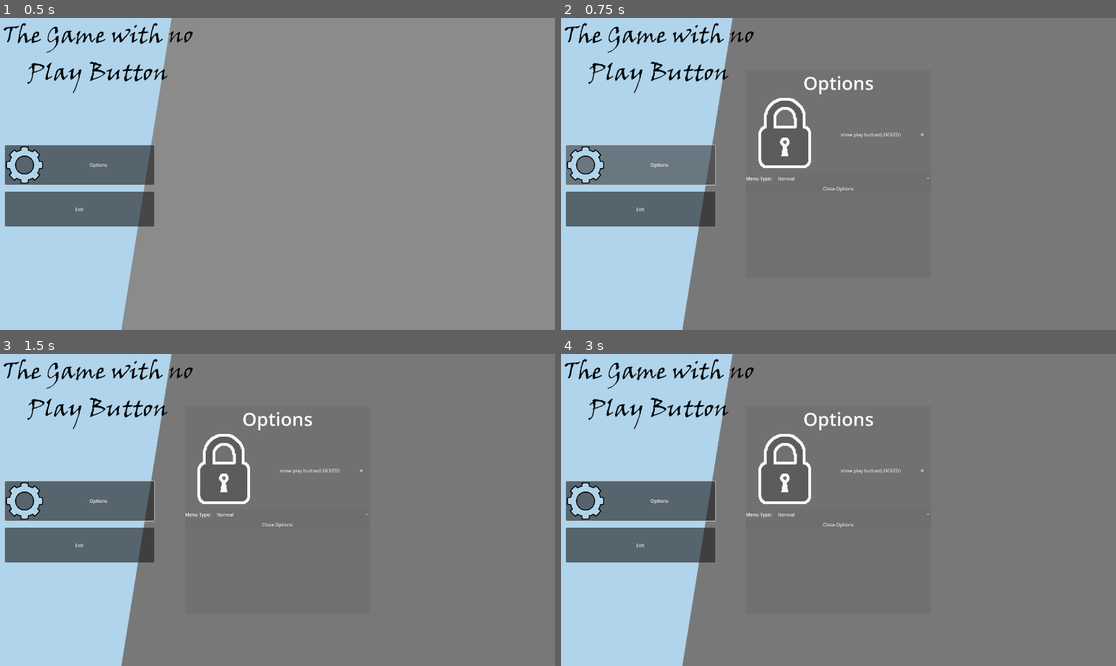
Above: before the commit, frames 1-4 (two rows, left to right).
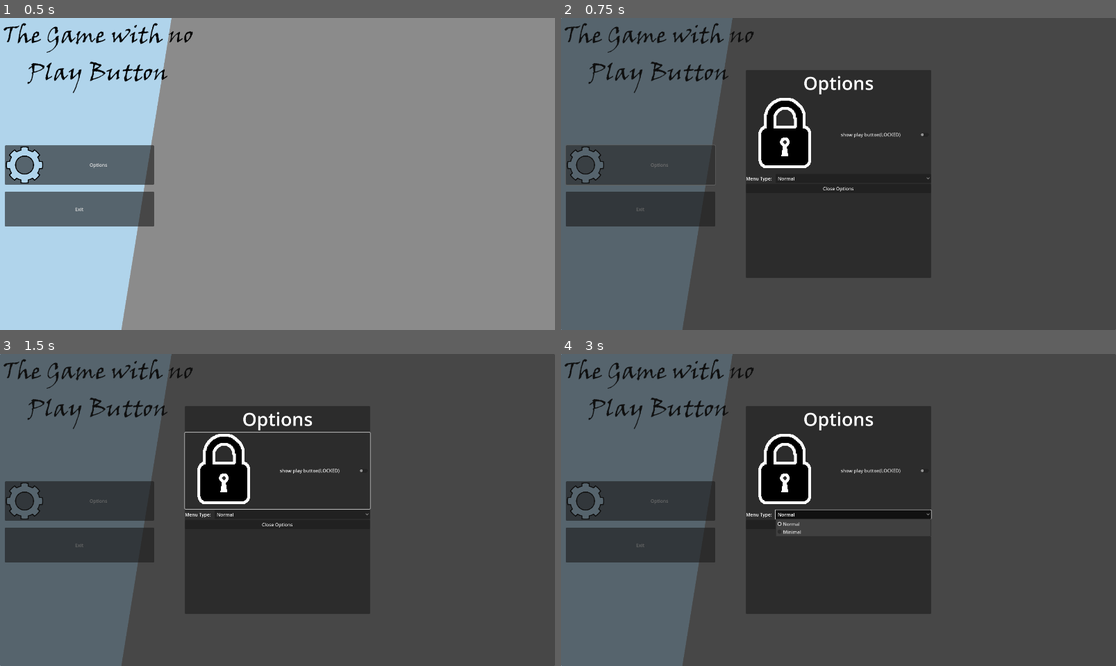
Above: after the commit, the same moments.

Repository: Lord-drageon/thegamewithnoplaybutton
Game: Godot game, scene res://scenes/main_menu.tscn
Two runs of this game, one before a commit and one after it. Both use one fixed random seed, a clock stepped at 60 frames per second and the inputs below. The project has no main scene, so this scene is started directly.
Inputs:
- Up to frame 1 (0.5 s): no input
- Up to frame 2 (0.75 s): click "Options" at 0.5 s
- Up to frame 3 (1.5 s): click "show play button(LOCKED)" at 1.25 s
- Up to frame 4 (3 s): click "show play button(LOCKED)" at 2 s; click "Normal" at 2.75 s

Frame 1 is identical in both runs. In frame 2, 98% of the frame differs, in the area x 0-100%, y 0-100%; in frame 3, 98%; in frame 4, 98%.

Commit message:
menu,map,options
initialized map, improved menu and options

Diff:
--- a/scenes/main_menu.gd
+++ b/scenes/main_menu.gd
@@ -20,5 +20,26 @@
 
 
 func _on_quitbutton_pressed():
+	$quitconfirm.visible=true
+	pass # Replace with function body.
+
+
+func _on_options_menu_vis_changed(value):
+	if(value==0):
+		$std.visible=true
+		$minimal.visible=false
+	else:
+		$std.visible=false
+		$minimal.visible=true
+
+	pass # Replace with function body.
+
+
+func _on_quityes_pressed():
 	get_tree().quit()
 	pass # Replace with function body.
+
+
+func _on_quitno_pressed():
+	$quitconfirm.visible=false
+	pass # Replace with function body.
--- a/scenes/main_menu.tscn
+++ b/scenes/main_menu.tscn
@@ -1,9 +1,12 @@
-[gd_scene load_steps=5 format=3 uid="uid://dsullpsmy8jb7"]
+[gd_scene load_steps=6 format=3 uid="uid://dsullpsmy8jb7"]
 
 [ext_resource type="Script" path="res://scenes/main_menu.gd" id="1_aywm6"]
 [ext_resource type="Texture2D" uid="uid://di2snx8pdq4ky" path="res://assets/menusplash.png" id="1_lg1j3"]
 [ext_resource type="Texture2D" uid="uid://dncq1u7xfgnw2" path="res://assets/gear-hi-publicdomain.png" id="2_hj5ee"]
 [ext_resource type="PackedScene" uid="uid://cjpreonu1apij" path="res://scenes/options.tscn" id="4_f4y8b"]
+
+[sub_resource type="LabelSettings" id="LabelSettings_baqdo"]
+font_size = 64
 
 [node name="main_menu" type="Control"]
 layout_mode = 3
@@ -15,20 +18,16 @@
 grow_vertical = 2
 script = ExtResource("1_aywm6")
 
-[node name="options" parent="." instance=ExtResource("4_f4y8b")]
-visible = false
-layout_mode = 1
-
-[node name="Control" type="Control" parent="."]
+[node name="std" type="Control" parent="."]
 anchors_preset = 0
 offset_right = 40.0
 offset_bottom = 40.0
 
-[node name="Sprite2D" type="Sprite2D" parent="Control"]
+[node name="Sprite2D" type="Sprite2D" parent="std"]
 texture = ExtResource("1_lg1j3")
 offset = Vector2(960, 540)
 
-[node name="optionsbutton" type="Button" parent="Control"]
+[node name="optionsbutton" type="Button" parent="std"]
 layout_mode = 0
 offset_left = 17.0
 offset_top = 441.0
@@ -37,7 +36,7 @@
 text = "Options"
 icon = ExtResource("2_hj5ee")
 
-[node name="quitbutton" type="Button" parent="Control"]
+[node name="quitbutton" type="Button" parent="std"]
 layout_mode = 0
 offset_left = 17.0
 offset_top = 601.0
@@ -45,5 +44,67 @@
 offset_bottom = 722.0
 text = "Exit"
 
-[connection signal="pressed" from="Control/optionsbutton" to="." method="_on_optionsbutton_pressed"]
-[connection signal="pressed" from="Control/quitbutton" to="." method="_on_quitbutton_pressed"]
+[node name="minimal" type="Control" parent="."]
+visible = false
+anchors_preset = 0
+offset_right = 40.0
+offset_bottom = 40.0
+
+[node name="optio" type="Button" parent="minimal"]
+layout_mode = 0
+offset_left = 1784.0
+offset_right = 1920.0
+offset_bottom = 136.0
+icon = ExtResource("2_hj5ee")
+
+[node name="quit" type="Button" parent="minimal"]
+layout_mode = 0
+offset_left = 1876.0
+offset_top = 1046.0
+offset_right = 1915.0
+offset_bottom = 1077.0
+text = "quit
+"
+
+[node name="options" parent="." instance=ExtResource("4_f4y8b")]
+visible = false
+layout_mode = 1
+
+[node name="quitconfirm" type="PanelContainer" parent="."]
+visible = false
+layout_mode = 0
+offset_left = 721.0
+offset_top = 237.0
+offset_right = 1721.0
+offset_bottom = 837.0
+
+[node name="VSplitContainer" type="VSplitContainer" parent="quitconfirm"]
+layout_mode = 2
+
+[node name="Label" type="Label" parent="quitconfirm/VSplitContainer"]
+layout_mode = 2
+text = "Really quit?"
+label_settings = SubResource("LabelSettings_baqdo")
+horizontal_alignment = 1
+
+[node name="HSplitContainer" type="HSplitContainer" parent="quitconfirm/VSplitContainer"]
+layout_mode = 2
+split_offset = 500
+
+[node name="quityes" type="Button" parent="quitconfirm/VSplitContainer/HSplitContainer"]
+layout_mode = 2
+text = "Yes
+"
+
+[node name="quitno" type="Button" parent="quitconfirm/VSplitContainer/HSplitContainer"]
+layout_mode = 2
+text = "No
+"
+
+[connection signal="pressed" from="std/optionsbutton" to="." method="_on_optionsbutton_pressed"]
+[connection signal="pressed" from="std/quitbutton" to="." method="_on_quitbutton_pressed"]
+[connection signal="pressed" from="minimal/optio" to="." method="_on_optionsbutton_pressed"]
+[connection signal="pressed" from="minimal/quit" to="." method="_on_quitbutton_pressed"]
+[connection signal="menu_vis_changed" from="options" to="." method="_on_options_menu_vis_changed"]
+[connection signal="pressed" from="quitconfirm/VSplitContainer/HSplitContainer/quityes" to="." method="_on_quityes_pressed"]
+[connection signal="pressed" from="quitconfirm/VSplitContainer/HSplitContainer/quitno" to="." method="_on_quitno_pressed"]
--- a/scenes/map.tscn
+++ b/scenes/map.tscn
@@ -1,3 +1,91 @@
-[gd_scene format=3 uid="uid://l250ccxmn2yf"]
+[gd_scene load_steps=11 format=3 uid="uid://l250ccxmn2yf"]
+
+[sub_resource type="ProceduralSkyMaterial" id="ProceduralSkyMaterial_ulmu6"]
+sky_horizon_color = Color(0.64625, 0.65575, 0.67075, 1)
+ground_horizon_color = Color(0.64625, 0.65575, 0.67075, 1)
+
+[sub_resource type="Sky" id="Sky_y24oy"]
+sky_material = SubResource("ProceduralSkyMaterial_ulmu6")
+
+[sub_resource type="Environment" id="Environment_4f2r0"]
+background_mode = 2
+sky = SubResource("Sky_y24oy")
+tonemap_mode = 2
+
+[sub_resource type="PlaneMesh" id="PlaneMesh_uaya0"]
+size = Vector2(20, 20)
+
+[sub_resource type="ConvexPolygonShape3D" id="ConvexPolygonShape3D_78xyx"]
+points = PackedVector3Array(-10, 0, -10, -10, 0, 10, 10, 0, -10, 10, 0, 10)
+
+[sub_resource type="ConvexPolygonShape3D" id="ConvexPolygonShape3D_ji5ie"]
+points = PackedVector3Array(-10, 0, -10, -10, 0, 10, 10, 0, -10, 10, 0, 10)
+
+[sub_resource type="ConvexPolygonShape3D" id="ConvexPolygonShape3D_rs07l"]
+points = PackedVector3Array(-10, 0, -10, -10, 0, 10, 10, 0, -10, 10, 0, 10)
+
+[sub_resource type="ConvexPolygonShape3D" id="ConvexPolygonShape3D_o74di"]
+points = PackedVector3Array(-10, 0, -10, -10, 0, 10, 10, 0, -10, 10, 0, 10)
+
+[sub_resource type="ConvexPolygonShape3D" id="ConvexPolygonShape3D_1jvi6"]
+points = PackedVector3Array(-10, 0, -10, -10, 0, 10, 10, 0, -10, 10, 0, 10)
+
+[sub_resource type="ConvexPolygonShape3D" id="ConvexPolygonShape3D_xwuqu"]
+points = PackedVector3Array(-10, 0, -10, -10, 0, 10, 10, 0, -10, 10, 0, 10)
 
 [node name="map" type="Node3D"]
+
+[node name="WorldEnvironment" type="WorldEnvironment" parent="."]
+environment = SubResource("Environment_4f2r0")
+
+[node name="DirectionalLight3D" type="DirectionalLight3D" parent="."]
+transform = Transform3D(-0.866025, -0.433013, 0.25, 0, 0.5, 0.866025, -0.5, 0.75, -0.433013, 0, 0, 0)
+shadow_enabled = true
+
+[node name="MeshInstance3D" type="MeshInstance3D" parent="."]
+mesh = SubResource("PlaneMesh_uaya0")
+
+[node name="MeshInstance3D3" type="MeshInstance3D" parent="."]
+transform = Transform3D(-1, 8.74228e-08, 0, -8.74228e-08, -1, 0, 0, 0, 1, 0, 10, 0)
+mesh = SubResource("PlaneMesh_uaya0")
+
+[node name="MeshInstance3D2" type="MeshInstance3D" parent="."]
+transform = Transform3D(1, 0, 0, 0, -4.37114e-08, -1, 0, 1, -4.37114e-08, 0, 5, -10)
+mesh = SubResource("PlaneMesh_uaya0")
+
+[node name="MeshInstance3D6" type="MeshInstance3D" parent="."]
+transform = Transform3D(-1, -8.74228e-08, 3.82137e-15, 0, -4.37114e-08, -1, 8.74228e-08, -1, 4.37114e-08, 0, 5, 10)
+mesh = SubResource("PlaneMesh_uaya0")
+
+[node name="MeshInstance3D4" type="MeshInstance3D" parent="."]
+transform = Transform3D(-4.37114e-08, 1, -4.37114e-08, 0, -4.37114e-08, -1, -1, -4.37114e-08, 1.91069e-15, -10, 5, 0)
+mesh = SubResource("PlaneMesh_uaya0")
+
+[node name="MeshInstance3D5" type="MeshInstance3D" parent="."]
+transform = Transform3D(-4.37114e-08, -1, 4.37114e-08, 0, -4.37114e-08, -1, 1, -4.37114e-08, 1.91069e-15, 10, 5, 0)
+mesh = SubResource("PlaneMesh_uaya0")
+
+[node name="RigidBody3D" type="RigidBody3D" parent="."]
+
+[node name="CollisionShape3D" type="CollisionShape3D" parent="RigidBody3D"]
+shape = SubResource("ConvexPolygonShape3D_78xyx")
+
+[node name="CollisionShape3D2" type="CollisionShape3D" parent="RigidBody3D"]
+transform = Transform3D(-1, 8.74228e-08, 0, -8.74228e-08, -1, 0, 0, 0, 1, 0, 10, 0)
+shape = SubResource("ConvexPolygonShape3D_ji5ie")
+
+[node name="CollisionShape3D3" type="CollisionShape3D" parent="RigidBody3D"]
+transform = Transform3D(1, 0, 0, 0, -4.37114e-08, -1, 0, 1, -4.37114e-08, 0, 5, -10)
+shape = SubResource("ConvexPolygonShape3D_rs07l")
+
+[node name="CollisionShape3D4" type="CollisionShape3D" parent="RigidBody3D"]
+transform = Transform3D(-1, -8.74228e-08, 3.82137e-15, 0, -4.37114e-08, -1, 8.74228e-08, -1, 4.37114e-08, 0, 5, 10)
+shape = SubResource("ConvexPolygonShape3D_o74di")
+
+[node name="CollisionShape3D5" type="CollisionShape3D" parent="RigidBody3D"]
+transform = Transform3D(-4.37114e-08, 1, -4.37114e-08, 0, -4.37114e-08, -1, -1, -4.37114e-08, 1.91069e-15, -10, 5, 0)
+shape = SubResource("ConvexPolygonShape3D_1jvi6")
+
+[node name="CollisionShape3D6" type="CollisionShape3D" parent="RigidBody3D"]
+transform = Transform3D(-4.37114e-08, -1, 4.37114e-08, 0, -4.37114e-08, -1, 1, -4.37114e-08, 1.91069e-15, 10, 5, 0)
+shape = SubResource("ConvexPolygonShape3D_xwuqu")
--- a/scenes/options.gd
+++ b/scenes/options.gd
@@ -22,3 +22,8 @@
 func _on_closeoptions_pressed():
 	visible=false
 	pass # Replace with function body.
+
+
+func _on_playbuttonshow_pressed():
+	$PanelContainer/vboxcontainer/playbuttonshow.button_pressed=false
+	pass # Replace with function body.
--- a/scenes/options.tscn
+++ b/scenes/options.tscn
@@ -14,6 +14,12 @@
 grow_horizontal = 2
 grow_vertical = 2
 script = ExtResource("1_bcp1e")
+
+[node name="Panel" type="Panel" parent="."]
+show_behind_parent = true
+layout_mode = 0
+offset_right = 1920.0
+offset_bottom = 1080.0
 
 [node name="PanelContainer" type="PanelContainer" parent="."]
 layout_mode = 0
@@ -59,11 +65,6 @@
 layout_mode = 2
 text = "Close Options"
 
-[node name="Panel" type="Panel" parent="."]
-show_behind_parent = true
-layout_mode = 0
-offset_right = 1920.0
-offset_bottom = 1080.0
-
+[connection signal="pressed" from="PanelContainer/vboxcontainer/playbuttonshow" to="." method="_on_playbuttonshow_pressed"]
 [connection signal="item_selected" from="PanelContainer/vboxcontainer/HSplitContainer/menutypebutton" to="." method="_on_option_button_item_selected"]
 [connection signal="pressed" from="PanelContainer/vboxcontainer/closeoptions" to="." method="_on_closeoptions_pressed"]
